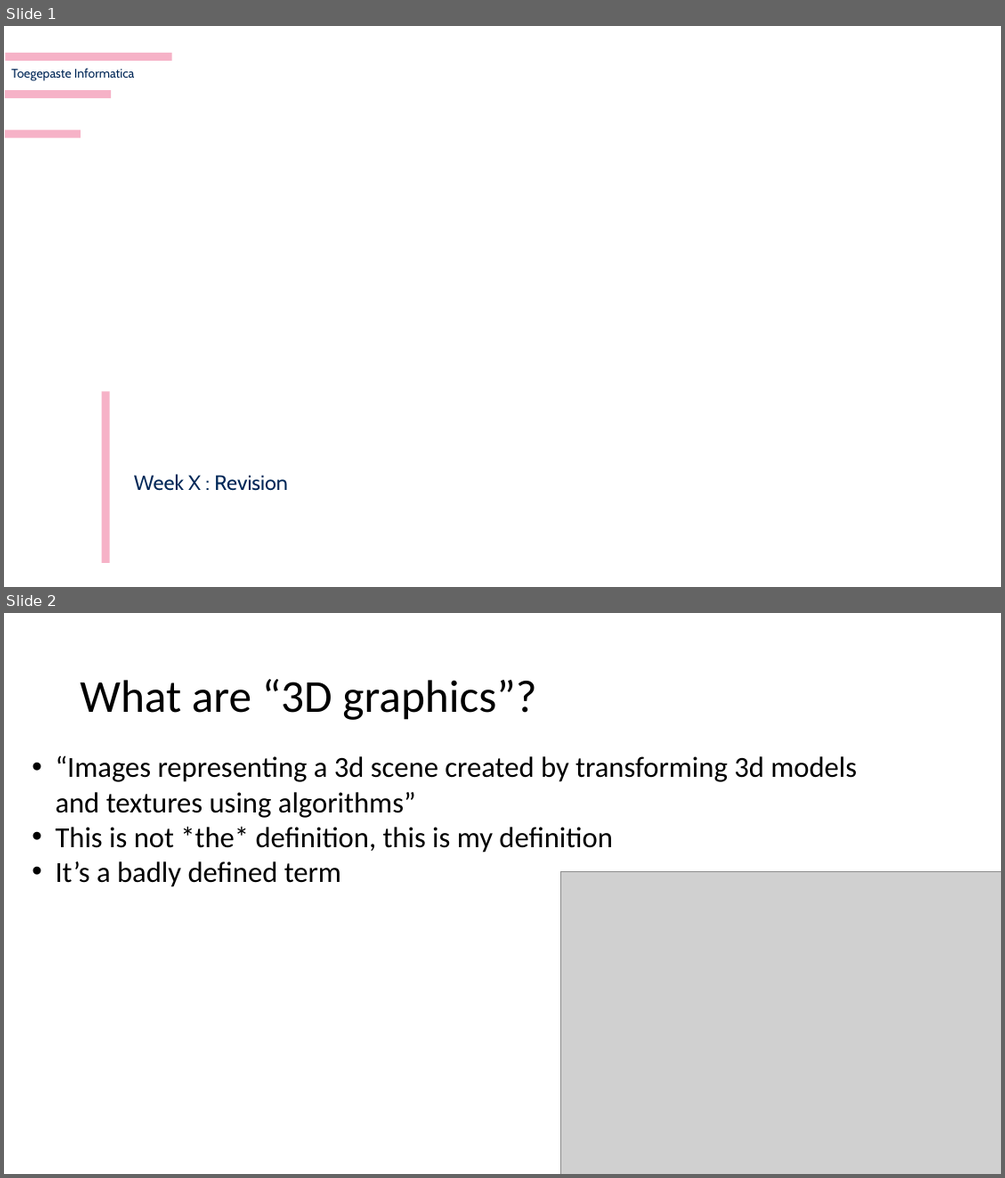
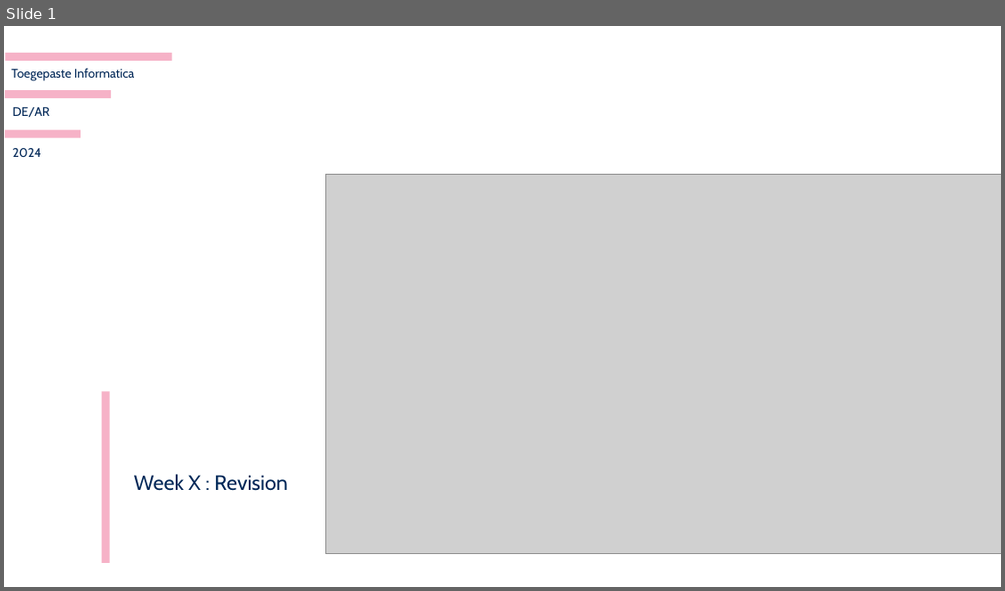
Before and after one commit to harveypekar/3dgraphics, a slide deck: course/3d_revision.pptx. Shown one above the other, each under a label of ours: slides 1 and 2 before the commit, slide 1 after it. The pictures are 1005x1178 and 1005x591 pixels, drawn with LibreOffice and Linux fonts; fonts in the diff are those of the drawing; grey boxes stand for pictures; background and template pictures are left out. Boxes give left, top, right and bottom in pixels: in the first picture for what was removed or moved away, otherwise in the second. Text is boxed around its words. In the diff, an @@ line names an element or a change of style, - is before the commit and + after.

```diff
--- a/course/3d_revision.pptx
+++ b/course/3d_revision.pptx
@@ slide 2 removed at bbox=[4, 613, 1001, 1174], background #FFFFFF @@
@@ title removed at bbox=[80, 679, 536, 720] @@
-What are “3D graphics”?
@@ text removed at bbox=[56, 755, 857, 887] @@
-• “Images representing a 3d scene created by transforming 3d models and textures using algorithms”
-• This is not *the* definition, this is my definition
-• It’s a badly defined term
@@ picture removed at bbox=[561, 872, 1001, 1174] @@
@@ slide 1 changed as well @@
@@ text added at bbox=[13, 107, 50, 118], 12 pt, text #002757 @@
+DE/AR
@@ text added at bbox=[13, 148, 41, 157], 12 pt, text #002757 @@
+2024
@@ picture added at bbox=[325, 174, 1001, 554] @@
```
Also in this commit, not shown: 20 slides added, 19 other slides removed.
